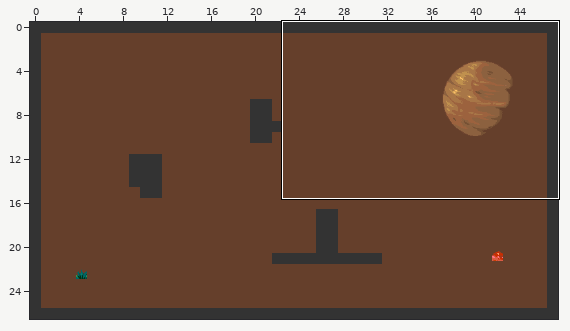
Tiled map, stored at core/assets/stage_0.tmx. The picture above shows the old version from afar; the outline marks the close-up.
Close-up. Old version:
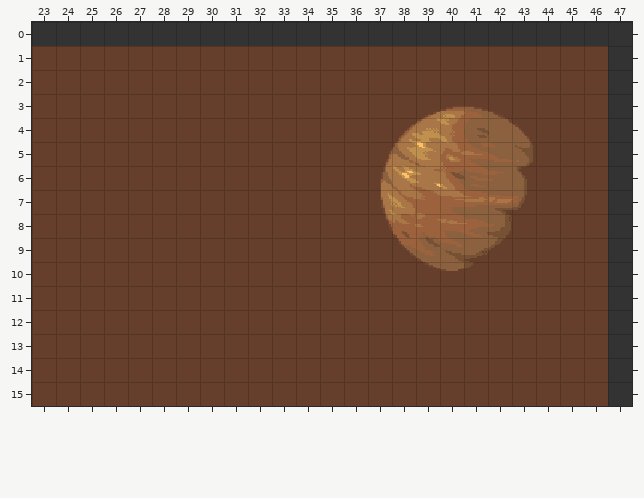
Cells are 16x16 px. Shown: x 23..47, y 0..15. The commit also changed other parts of the map, which this record leaves out.
After:
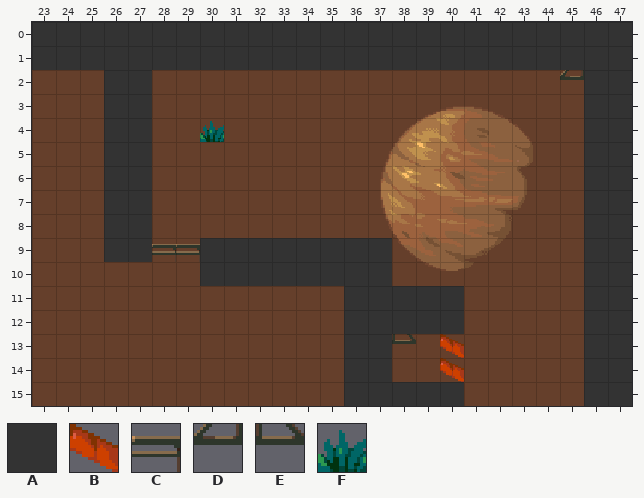
Key: from "alienworld_tileset": A 3, B 38, C 73, D 88, E 91, F 169.
_ is an empty cell.
Objects are placed by their top-left corner, in cells (3,4 is the top-left corner of cell 3,4); size is 1x1 cell unless given.
What changed:
Changed rows in their new state; . is an unchanged cell.
Layer "details":
first column x 23:
 1 AAAAAAAAAAAAAAAAAAAAAAAA
 2 ...AA..................A
 3 ...AA..................A
 4 ...AA..................A
 5 ...AA..................A
 6 ...AA..................A
 7 ...AA..................A
 8 ...AA..................A
 9 ...AA..AAAAAAAA........A
10 .......AAAAAAAA........A
11 .............AAAAA.....A
12 .............AAAAA.....A
13 .............AA........A
14 .............AA........A
15 .............AAAAA.....A
Layer "objects":
changed: outside this view -> F "spawn" at 30,4
added: D "switch_2" at 45,2
added: C "door_1" at 28,9
added: C "door_1" at 29,9
added: B "door_2" at 40,13
added: E "switch_1" at 38,13
added: B "door_2" at 40,14
Pixel boxes of the changes (left, top, right, bottom) in both close-ups:
changed: (32, 46, 608, 406)
